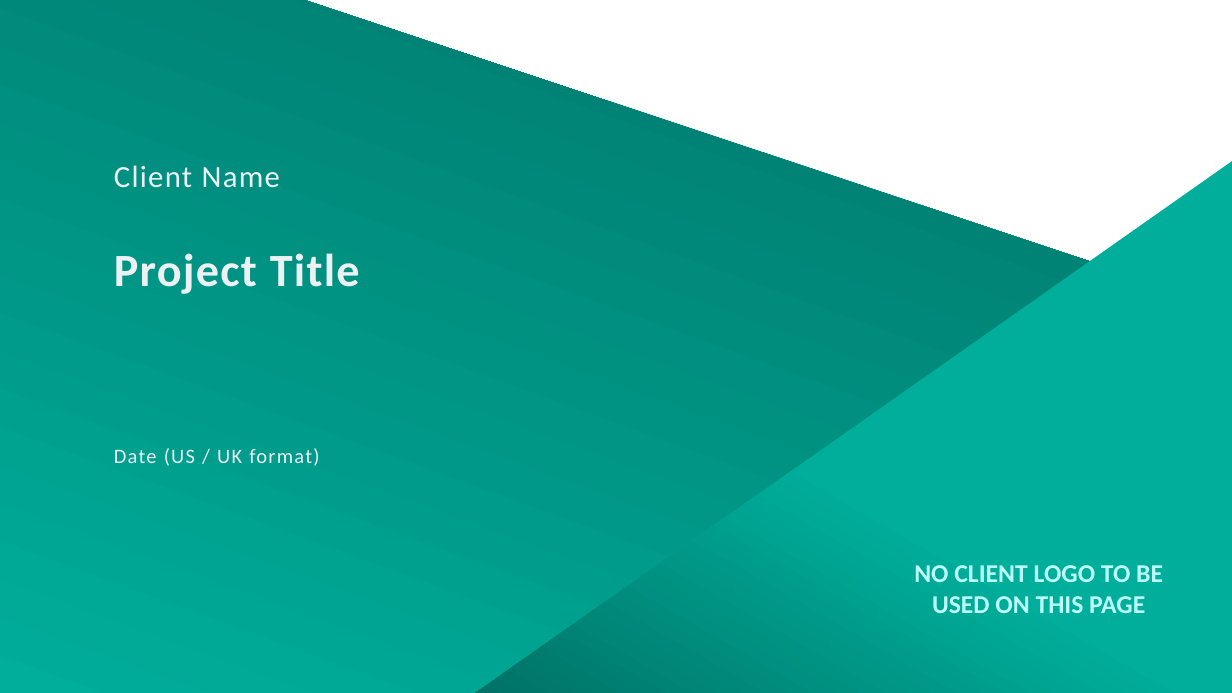
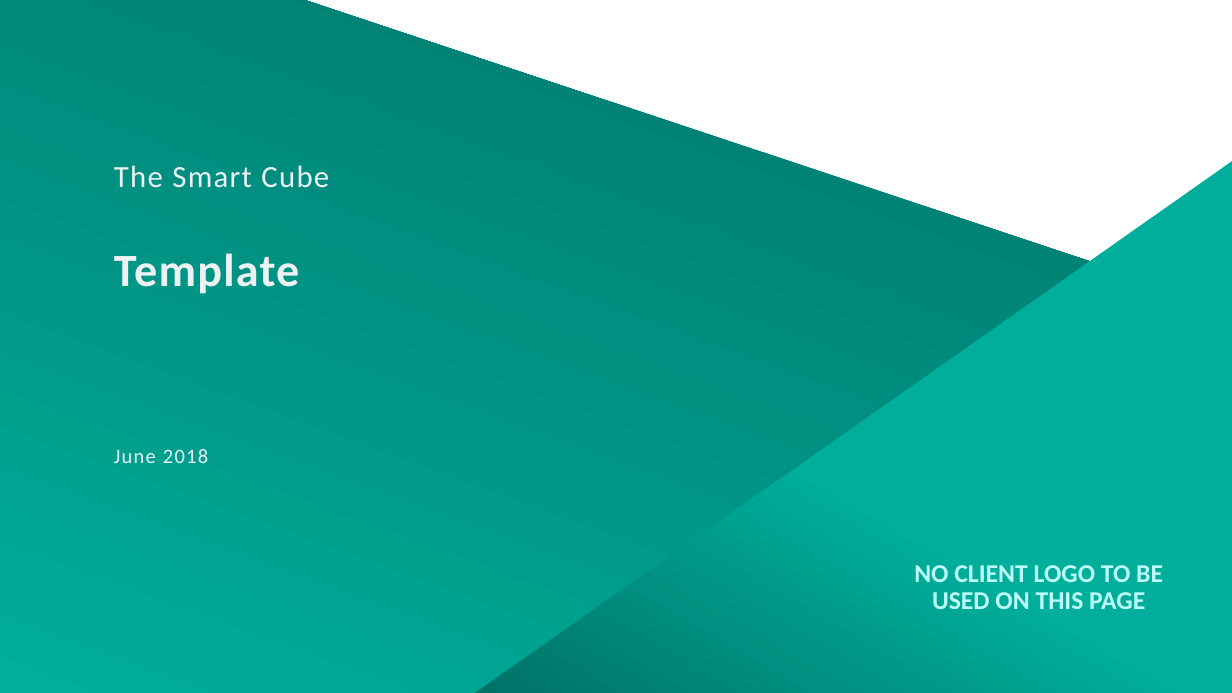
Before and after one commit to tdev131287/techandmate, a slide deck: slide 1 of TSCPPT_Addin/AppData/Template/Template_Automation.pptx. Drawn at 1232x693 pixels with LibreOffice and Linux fonts; fonts in the diff are those of the drawing; background and template pictures are left out. Boxes give left, top, right and bottom in pixels: in the first picture for what was removed or moved away, otherwise in the second. Text is boxed around its words. In the diff, an @@ line names an element or a change of style, - is before the commit and + after.

```diff
--- a/TSCPPT_Addin/AppData/Template/Template_Automation.pptx
+++ b/TSCPPT_Addin/AppData/Template/Template_Automation.pptx
@@ text at box(114, 165, 329, 188): text changed @@
-Client Name
+The Smart Cube
@@ title at box(114, 253, 300, 294): text changed @@
-Project Title
+Template
@@ text at box(114, 449, 208, 463): text changed @@
-Date (US / UK format)
+June 2018
@@ text "NO CLIENT LOGO TO BE ..." at box(914, 565, 1163, 609): line spacing 1 to 0.9; more space between paragraphs @@
```
Also in this commit, not shown: 12 other slides changed, 6 slides added, 1 slide removed, 56 other files.
